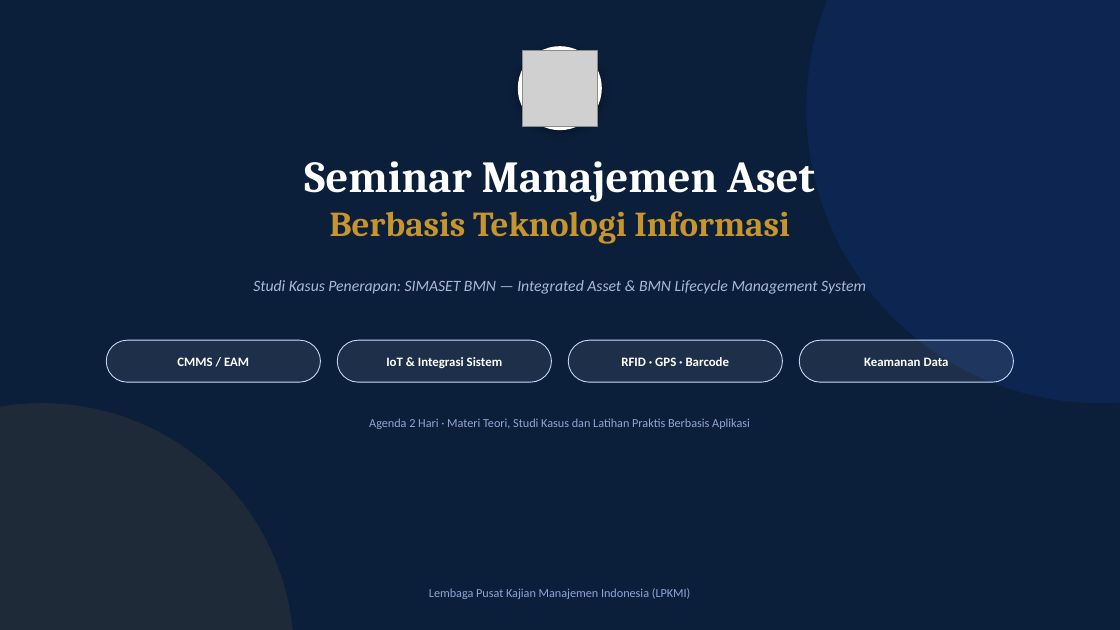
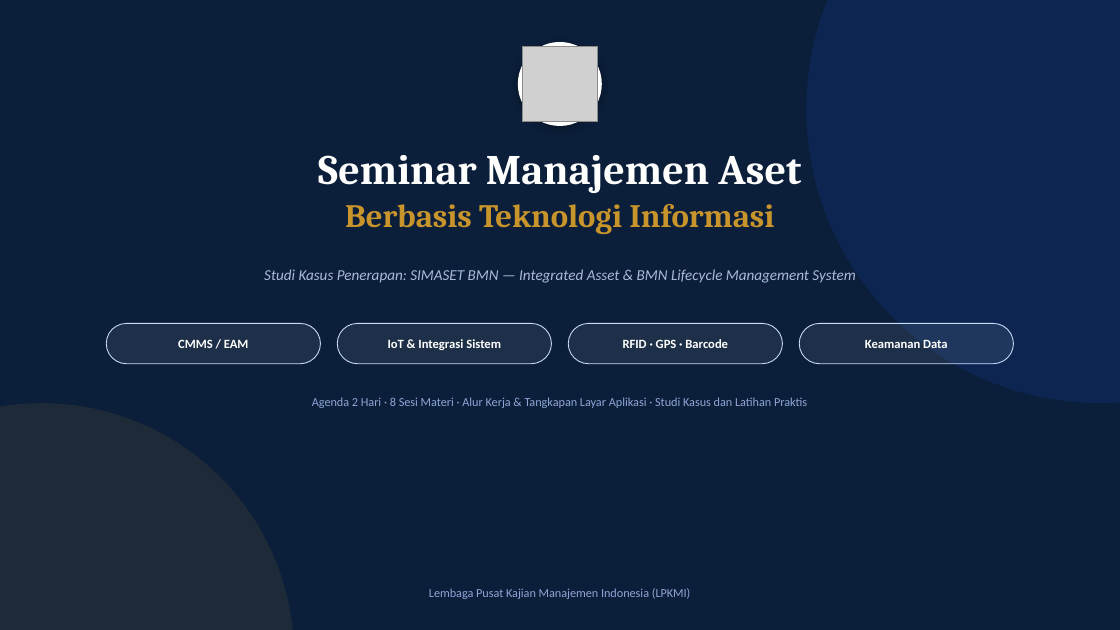
Before and after one commit to DrOsmond-STU/asetmanajemen, a slide deck: slide 1 of docs/SIMASET-BMN-Materi-Seminar.pptx. Drawn at 1120x630 pixels with LibreOffice and Linux fonts; fonts in the diff are those of the drawing; grey boxes stand for pictures. Boxes give left, top, right and bottom in pixels: in the first picture for what was removed or moved away, otherwise in the second. Text is boxed around its words. In the diff, an @@ line names an element or a change of style, - is before the commit and + after.

```diff
--- a/docs/SIMASET-BMN-Materi-Seminar.pptx
+++ b/docs/SIMASET-BMN-Materi-Seminar.pptx
@@ ellipse moved from (x1=518, y1=46, x2=602, y2=130) to (x1=518, y1=42, x2=602, y2=126) @@
@@ picture moved from (x1=522, y1=50, x2=597, y2=126) to (x1=522, y1=46, x2=597, y2=122) @@
@@ text "Seminar Manajemen Aset" at (x1=318, y1=155, x2=801, y2=193): size 38 to 36 pt @@
@@ text "Berbasis Teknologi Informasi" at (x1=345, y1=204, x2=774, y2=234): size 30 to 28 pt @@
@@ text "Studi Kasus Penerapan: SIMASET BMN ..." moved from (x1=253, y1=280, x2=866, y2=294) to (x1=264, y1=269, x2=855, y2=283) @@
@@ text "Studi Kasus Penerapan: SIMASET BMN ..." at (x1=264, y1=269, x2=855, y2=283): size 13.5 to 13 pt @@
@@ 4 texts, 4 rounded rectangles moved together from (x1=106, y1=340, x2=1014, y2=382) to (x1=106, y1=323, x2=1014, y2=364) @@
@@ size 11 to 10.8 pt in 4 elements at (x1=178, y1=339, x2=249, y2=348), (x1=388, y1=339, x2=501, y2=350), (x1=623, y1=339, x2=728, y2=348), (x1=865, y1=340, x2=948, y2=348) @@
@@ text at (x1=312, y1=397, x2=807, y2=408): text changed @@
-Agenda 2 Hari · Materi Teori, Studi Kasus dan Latihan Praktis Berbasis Aplikasi
+Agenda 2 Hari · 8 Sesi Materi · Alur Kerja & Tangkapan Layar Aplikasi · Studi Kasus dan Latihan Praktis
```
Also in this commit, not shown: 15 other slides changed, 11 slides added.
